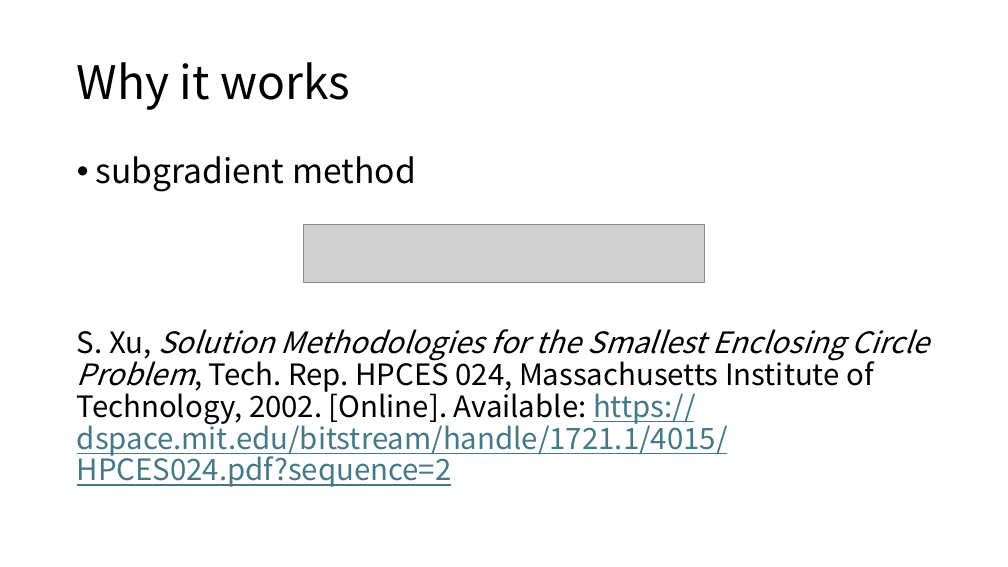
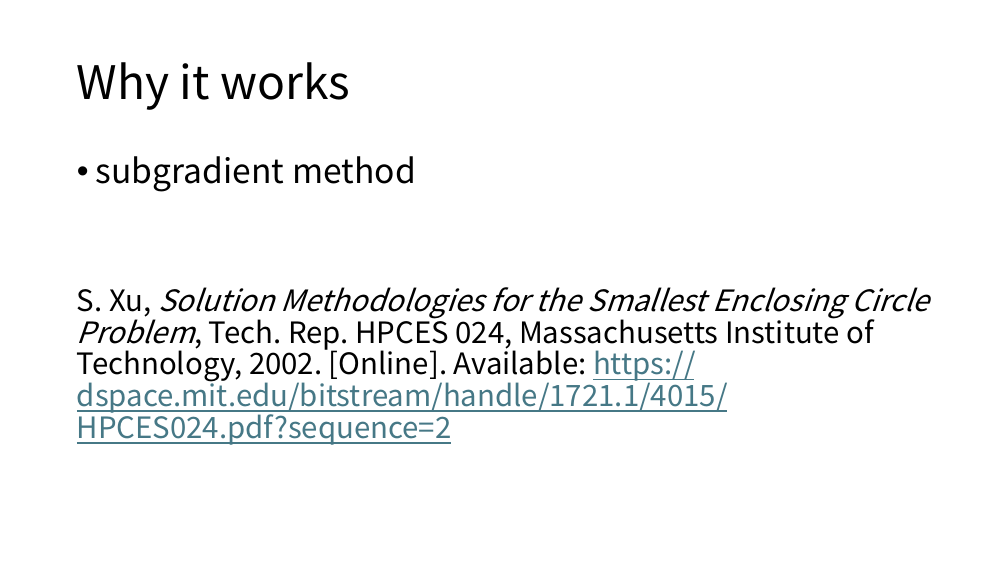
Before and after one commit to simta1/Smallest-Enclosing-Circle, a slide deck: slide 14 of slides/GPS최소외접원.pptx. Drawn at 1008x567 pixels with LibreOffice and Linux fonts; fonts in the diff are those of the drawing; grey boxes stand for pictures. Boxes give left, top, right and bottom in pixels: in the first picture for what was removed or moved away, otherwise in the second. Text is boxed around its words. In the diff, an @@ line names an element or a change of style, - is before the commit and + after.

Commit message:
docs: subgradient method 내용추가

```diff
--- a/slides/GPS최소외접원.pptx
+++ b/slides/GPS최소외접원.pptx
@@ text "subgradient method" rewrapped from bbox=[77, 156, 929, 487] to bbox=[77, 156, 929, 445] @@
@@ picture removed at bbox=[303, 225, 705, 283] @@
```
Also in this commit, not shown: 3 slides added, 1 other file.
